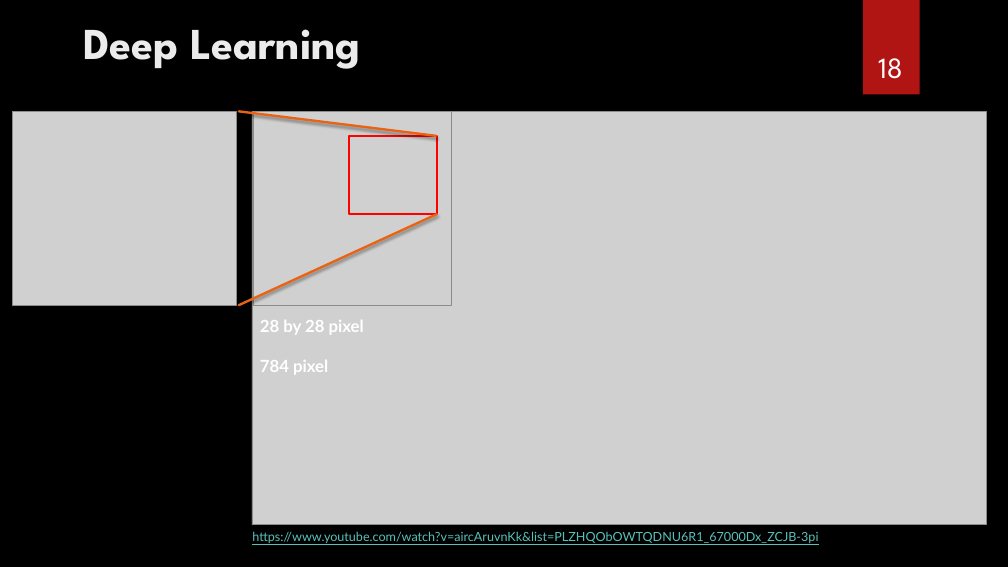
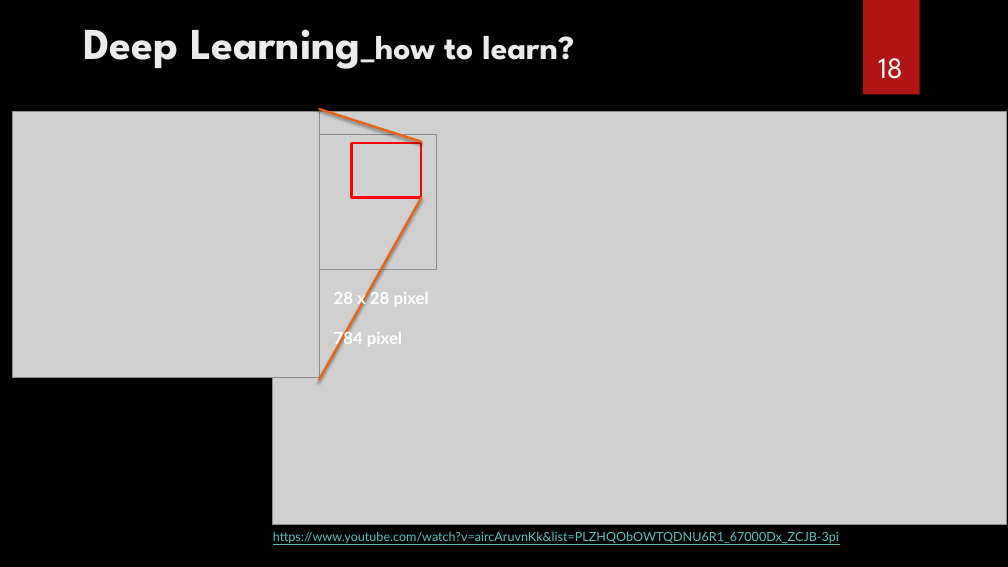
Before and after one commit to ancestor9/Introduction-to-BigData-Analysis, a slide deck: slide 18 of AI 역량강화.pptx. Drawn at 1008x567 pixels with LibreOffice and Linux fonts; fonts in the diff are those of the drawing; grey boxes stand for pictures; background and template pictures are left out. Boxes give left, top, right and bottom in pixels: in the first picture for what was removed or moved away, otherwise in the second. Text is boxed around its words. In the diff, an @@ line names an element or a change of style, - is before the commit and + after.

```diff
--- a/AI 역량강화.pptx
+++ b/AI 역량강화.pptx
@@ title at (83,29,574,69): text changed @@
-Deep Learning
+Deep Learning_how to learn?
@@ picture: place and size @@
-picture at (13,111,237,305)
+picture at (13,111,319,377)
@@ picture: place and size @@
-picture at (252,111,986,525)
+picture at (272,111,1006,525)
@@ line moved from (436, 136) - (239, 111) to (421, 141) - (319, 109) @@
@@ picture: place and size @@
-picture at (253,112,451,306)
+picture at (298,134,436,269)
@@ rectangle: place and size @@
-rectangle at (349,136,437,215)
+rectangle at (352,143,421,197)
@@ line moved from (437, 214) - (239, 306) to (421, 197) - (319, 380) @@
@@ text "28 x 28 pixel": place and size @@
-text "28 x 28 pixel" at (260,320,364,374)
+text "28 x 28 pixel" at (334,290,429,348)
@@ text at (334,290,429,308): text changed @@
-28 by 28 pixel
+28 x 28 pixel
@@ text "https://www.youtube.com/watch?v=aircAruvnKk&list=PLZHQObOWTQ ...": place and size @@
-text "https://www.youtube.com/watch?v=aircAruvnKk&list=PLZHQObOWTQ ..." at (252,531,818,543)
+text "https://www.youtube.com/watch?v=aircAruvnKk&list=PLZHQObOWTQ ..." at (273,531,839,543)
```
Also in this commit, not shown: 20 other slides changed, 1 other file.
